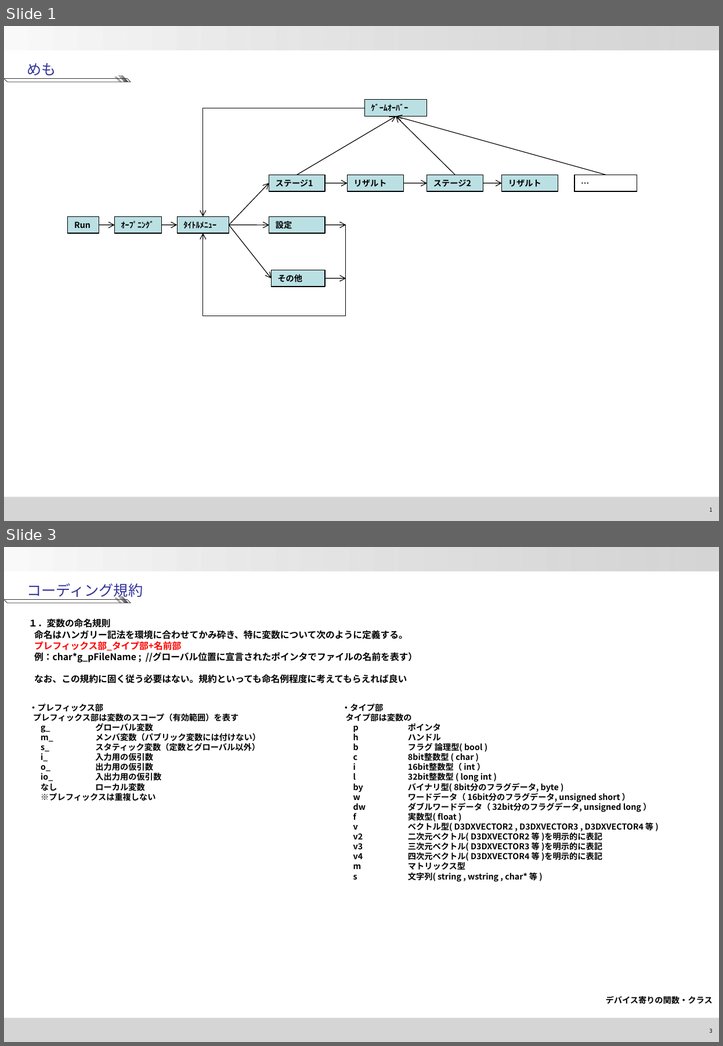
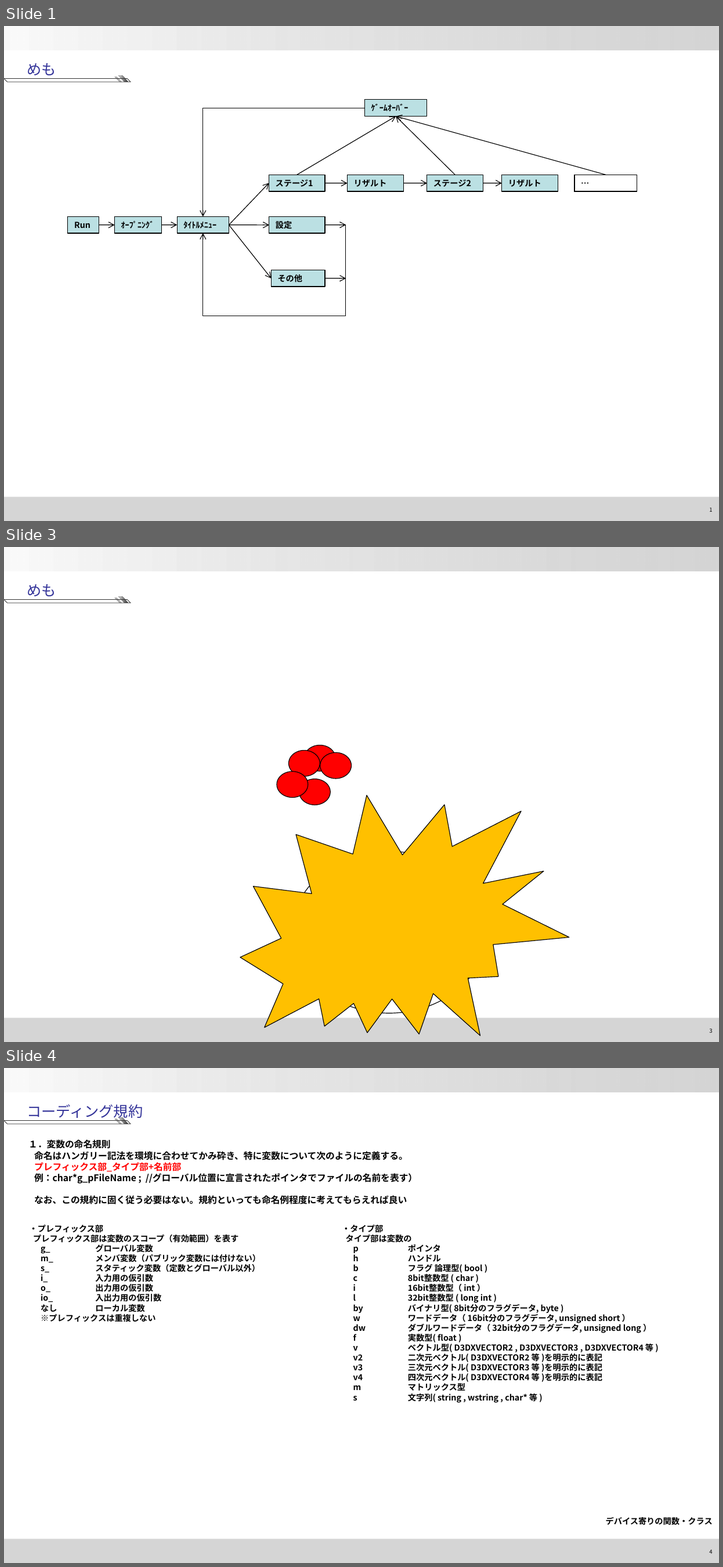
Before and after one commit to xtatrax/oldPrj-SchoolTask_BomberProject-public, a slide deck: DesignNotes.ppt. Shown one above the other, each under a label of ours: slides 1 and 3 before the commit, slides 1, 3 and 4 after it; the slides between them are not shown. The pictures are 723x1046 and 723x1567 pixels, drawn with LibreOffice and Linux fonts; fonts in the diff are those of the drawing; background and template pictures are left out. Boxes give left, top, right and bottom in pixels: in the first picture for what was removed or moved away, otherwise in the second. Text is boxed around its words. In the diff, an @@ line names an element or a change of style, - is before the commit and + after.

```diff
--- a/DesignNotes.ppt
+++ b/DesignNotes.ppt
@@ slide 3 added at (x1=4, y1=547, x2=719, y2=1042), background #FFFFFF; not listed: 2 template elements that a slide beside it also shows @@
@@ text added at (x1=27, y1=584, x2=56, y2=600), 16 pt, text #333399 @@
+めも
@@ parallelogram added at (x1=115, y1=598, x2=121, y2=602), fill #C0C0C0, outline #969696 0.51 pt @@
@@ parallelogram added at (x1=118, y1=596, x2=128, y2=603), fill gradient #DFDFDF to #292929, outline #808080 0.26 pt @@
@@ parallelogram added at (x1=4, y1=600, x2=130, y2=603), outline #333333 0.51 pt @@
@@ irregular seal added at (x1=201, y1=722, x2=608, y2=1042), fill #FFC000, outline #000000 0.74 pt @@
@@ group added at (x1=276, y1=745, x2=351, y2=804): 5 ellipses @@
@@ ellipse added at (x1=292, y1=851, x2=485, y2=1012), outline #000000 0.74 pt @@
@@ ellipse added at (x1=344, y1=893, x2=433, y2=971), outline #FF0000 0.74 pt @@
@@ ellipse added at (x1=373, y1=919, x2=404, y2=944), fill #333399, outline #000000 0.74 pt @@
@@ page number added at (x1=709, y1=1028, x2=712, y2=1032), 6 pt, text #000000 @@
+3
@@ what was slide 3 is now slide 4 @@
@@ page number at (x1=709, y1=1549, x2=712, y2=1553): text changed @@
-3
+4
```
Also in this commit, not shown: 1 slide changed, 9 other files.
